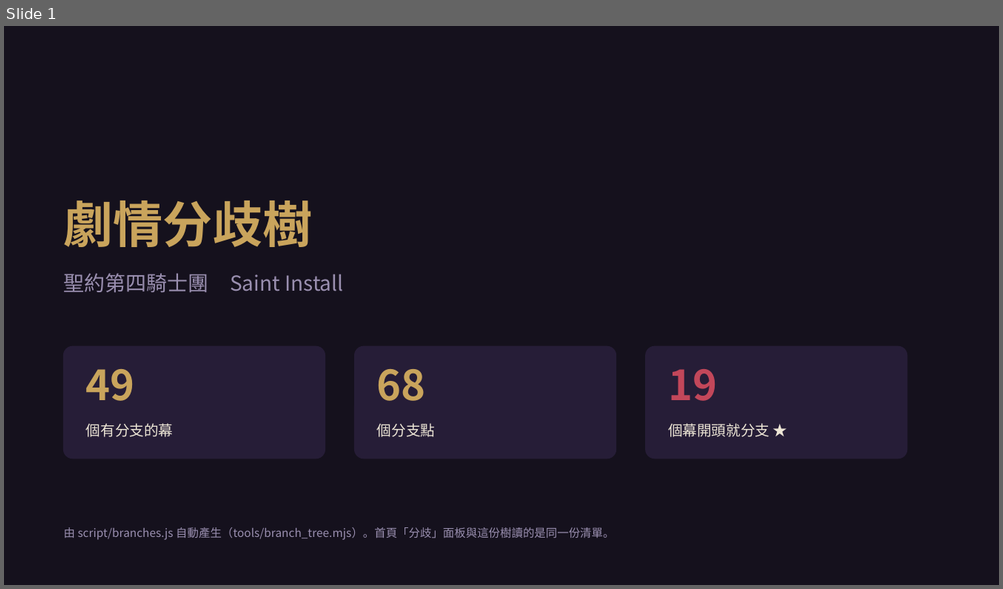
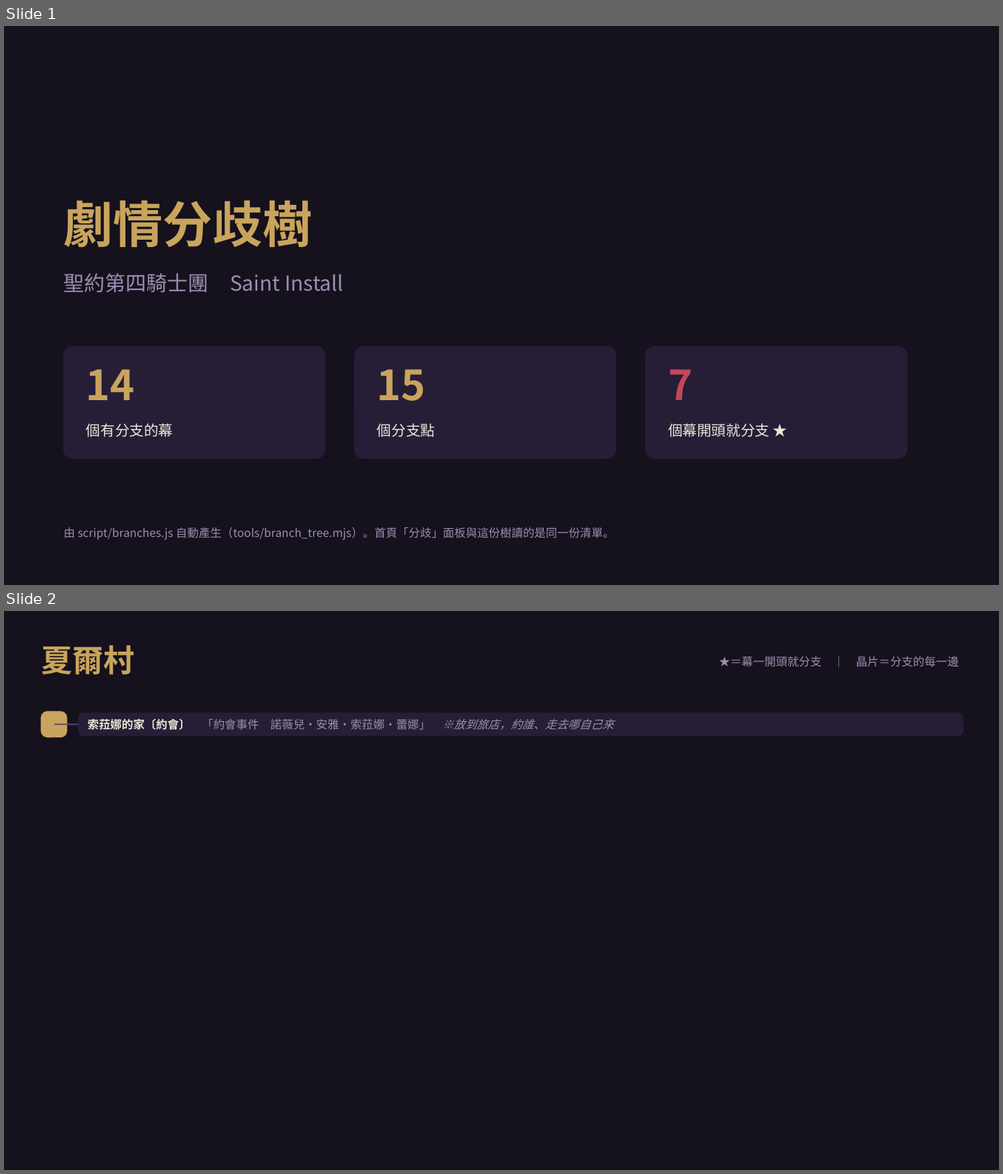
Before and after one commit to raykueco-debug/TIVOT, a slide deck: 劇情分歧樹.pptx. Shown one above the other, each under a label of ours: slide 1 before the commit, slides 1 and 2 after it. The pictures are 1003x589 and 1003x1174 pixels, drawn with LibreOffice and Linux fonts; fonts in the diff are those of the drawing. Boxes give left, top, right and bottom in pixels: in the first picture for what was removed or moved away, otherwise in the second. Text is boxed around its words. In the diff, an @@ line names an element or a change of style, - is before the commit and + after.

```diff
--- a/劇情分歧樹.pptx
+++ b/劇情分歧樹.pptx
@@ slide 2 added at box(4, 611, 999, 1170), background #15111D @@
@@ text added at box(41, 645, 134, 675), 30 pt, text #C9A45C, bold @@
+夏爾村
@@ text added at box(719, 656, 959, 667), 11 pt, text #9A8FB0 @@
+★＝幕一開頭就分支 ｜ 晶片＝分支的每一邊
@@ rounded rectangle added at box(41, 712, 67, 737), fill #C9A45C, outline #C9A45C 1 pt @@
@@ rounded rectangle added at box(79, 713, 963, 735), fill #261D37, outline #261D37 1 pt @@
@@ text added at box(88, 719, 613, 730), 11 pt, text #9A8FB0 @@
+索菈娜的家〔約會〕 「約會事件 諾薇兒・安雅・索菈娜・蕾娜」 ※放到旅店，約誰、走去哪自己來
@@ line added from (54, 724) to (79, 724), #5A4C74 1.25 pt @@
@@ line added from (54, 737) to (54, 738), #5A4C74 1.5 pt @@
@@ slide 1 changed as well @@
@@ text at box(86, 369, 135, 400): text changed @@
-49
+14
@@ text at box(377, 369, 426, 401): text changed @@
-68
+15
@@ text at box(668, 369, 692, 400): text changed @@
-19
+7
```
Also in this commit, not shown: 3 other slides changed, 1 other slide added, 12 slides removed, 10 other files.
